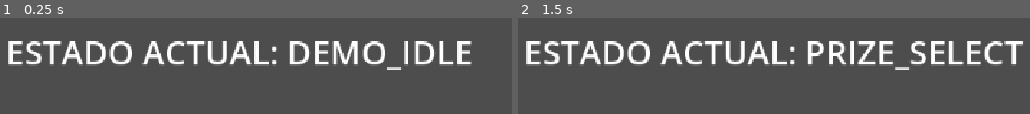
Above: before the commit, frames 1-2 (left to right).
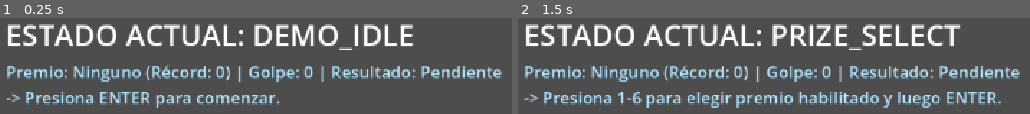
Above: after the commit, the same moments.

Repository: PEDROBELTRAN001/segadex_crazy_box_v1
Game: Godot game, scene res://scenes/Main.tscn
Two runs of this game, one before a commit and one after it. Both use one fixed random seed, a clock stepped at 60 frames per second and the inputs below.
Inputs:
- Up to frame 1 (0.25 s): no input
- Up to frame 2 (1.5 s): tap Enter (ui_accept) at 0.5, 0.77, 1.07, 1.25 s; hold W 0.53-1.28 s; tap 0 at 0.6 s; tap 9 at 0.8, 1.35 s

The runs differ from the first frame. In frame 1, 26% of the frame differs, in the area x 1-99%, y 6-94%; in frame 2, 30%.

Commit message:
fase 2
simulacion de golpe
bd json interno (aumento de record_fijo)
panel de control

Diff:
--- a/autoloads/PrizeManager.gd
+++ b/autoloads/PrizeManager.gd
@@ -1,33 +1,59 @@
 extends Node
 # res://autoloads/PrizeManager.gd
 
-const CONFIG_PATH = "user://prizes_config.json"
+const CONFIG_PATH = "res://data/prizes_config.json"
 var prizes: Array = []
 
 func _ready() -> void:
 	load_prizes()
 
 func load_prizes() -> void:
-	# La configuración debe mantenerse después de cerrar y volver a abrir el programa[cite: 3].
 	if FileAccess.file_exists(CONFIG_PATH):
 		var file = FileAccess.open(CONFIG_PATH, FileAccess.READ)
 		var json = JSON.new()
 		if json.parse(file.get_as_text()) == OK:
 			prizes = json.data
+			# Asegurar compatibilidad: si algún premio no tiene "record_fijo", se le asigna su "record" actual
+			var needs_save = false
+			for p in prizes:
+				if not p.has("record_fijo"):
+					p["record_fijo"] = int(p.get("record", 1000))
+					needs_save = true
+			if needs_save:
+				save_prizes()
 			return
 	_create_default_prizes()
 
 func save_prizes() -> void:
-	# PUNTO DE INTEGRACIÓN: Los scripts externos de Python accederán a este mismo archivo.
 	var file = FileAccess.open(CONFIG_PATH, FileAccess.WRITE)
 	file.store_string(JSON.stringify(prizes, "\t"))
 	file.close()
 
+# Se ejecuta al presionar F5 (ui_reload_json)
 func reload_prizes() -> void:
 	load_prizes()
 
+	# Copiar el valor referencial de record_fijo hacia record
+	for p in prizes:
+		var fijo: int = int(p.get("record_fijo", p.get("record", 1000)))
+		p["record_fijo"] = fijo
+		p["record"] = fijo
+
+	save_prizes()
+
+	# Si había un premio seleccionado en la sesión actual, actualizar también su récord en memoria
+	if SessionManager.has_selected_prize():
+		var current_id = int(SessionManager.selected_prize.get("id", -1))
+		for p in prizes:
+			if int(p.get("id", -1)) == current_id:
+				SessionManager.select_prize(p)
+				break
+	else:
+		SessionManager.session_updated.emit()
+
+	print("JSON recargado con F5: 'record' restaurado al valor de 'record_fijo'.")
+
 func get_enabled_prizes() -> Array:
-	# PRIZE_SELECT debe leer la configuración y reconocer únicamente los premios habilitados[cite: 3].
 	var enabled = []
 	for p in prizes:
 		if p.get("habilitado", false):
@@ -36,14 +62,38 @@
 
 func _create_default_prizes() -> void:
 	prizes.clear()
-	# Crazy Box tendrá 6 slots disponibles, pero podrá operar con cualquier cantidad de premios activos[cite: 2].
 	for i in range(1, 7):
+		var base_val = 1000 + (i * 100)
 		prizes.append({
-			"id": i, # ID[cite: 2].
-			"nombre": "Premio " + str(i), # Nombre[cite: 3].
-			"habilitado": i % 2 != 0, # Habilitado / deshabilitado[cite: 3].
-			"record": 1000 + (i * 100), # Récord actual[cite: 3].
-			"tendencia": false, # Indicador de premio en tendencia[cite: 3].
-			"orden": i # Orden o posición[cite: 3].
+			"id": i,
+			"nombre": "Premio " + str(i),
+			"habilitado": i % 2 != 0,
+			"record": base_val,
+			"record_fijo": base_val,
+			"tendencia": false,
+			"orden": i
 		})
 	save_prizes()
+
+func apply_post_game_discounts(selected_id: int) -> void:
+	SessionManager.last_changes_log.clear()
+
+	for p in prizes:
+		if not p.get("habilitado", false):
+			continue
+
+		var old_record: int = int(p.get("record", 0))
+		var discount: int = 1
+
+		if int(p.get("id", -1)) == selected_id:
+			discount += 1
+
+		var new_record: int = max(0, old_record - discount)
+		p["record"] = new_record
+
+		var change_text = "%s: %d -> %d (Fijo: %d)" % [p.get("nombre", "Premio"), old_record, new_record, int(p.get("record_fijo", old_record))]
+		SessionManager.last_changes_log.append(change_text)
+		print("Récord actualizado -> ", change_text)
+
+	save_prizes()
+	SessionManager.session_updated.emit()
--- /dev/null
+++ b/autoloads/SessionManager.gd
@@ -0,0 +1,46 @@
+extends Node
+# res://autoloads/SessionManager.gd
+
+# Señal para avisarle a la pantalla de diagnóstico (Main.gd) que los datos cambiaron
+signal session_updated
+
+# Datos principales de la jugada actual
+var selected_prize: Dictionary = {}
+var initial_record: int = 0
+var hit_score: int = 0
+var last_result: String = "" # "WIN", "LOSE" o ""
+
+# Historial de cambios de la última jugada (ej. "Pizza: 803 -> 801")
+var last_changes_log: Array[String] = []
+
+# Se llama al volver a DEMO_IDLE para limpiar la partida actual
+func reset_session() -> void:
+	selected_prize = {}
+	initial_record = 0
+	hit_score = 0
+	last_result = ""
+	# Nota: No borramos last_changes_log para poder seguir viendo
+	# el resultado de la jugada anterior en el modo diagnóstico.
+	session_updated.emit()
+
+# Se llama desde PRIZE_SELECT cuando el jugador elige un premio válido
+func select_prize(prize_data: Dictionary) -> void:
+	selected_prize = prize_data.duplicate()
+	initial_record = int(prize_data.get("record", 0))
+	hit_score = 0
+	last_result = ""
+	session_updated.emit()
+
+# Se llama desde READY_TO_HIT cuando se ingresa el puntaje del golpe
+func set_hit_score(score: int) -> void:
+	hit_score = score
+	session_updated.emit()
+
+# Se llama desde SCORE_RISE al determinar automáticamente si ganó o perdió
+func set_result(result: String) -> void:
+	last_result = result
+	session_updated.emit()
+
+# Verifica rápidamente si ya hay un premio seleccionado en la sesión
+func has_selected_prize() -> bool:
+	return not selected_prize.is_empty()
--- /dev/null
+++ b/data/prizes_config.json
@@ -0,0 +1,137 @@
+[
+	{
+		"comercio": {
+			"restaurante": "Burger King",
+			"sucursales": [
+				"Centro",
+				"Zona Sur",
+				"Plaza de Comidas"
+			],
+			"ubicacion_maps": "https://maps.app.goo.gl/ejemplo1"
+		},
+		"descripcion": "Hamburguesa clásica doble carne con queso y papas fritas.",
+		"habilitado": true,
+		"id": 1.0,
+		"media": {
+			"link_imagen_web": "https://midominio.com/img/hamburguesa.jpg",
+			"ruta_imagen_local": "res://assets/images/premios/hamburguesa.png",
+			"ruta_video_intro": "res://assets/videos/premios/hamburguesa_intro.ogv"
+		},
+		"nombre": "Premio 1 - hamburguesa",
+		"orden": 1.0,
+		"record": 1098,
+		"record_fijo": 1100.0,
+		"tendencia": false
+	},
+	{
+		"comercio": {
+			"restaurante": "Fast Food Express",
+			"sucursales": [
+				"Avenida Principal"
+			],
+			"ubicacion_maps": "https://maps.app.goo.gl/ejemplo2"
+		},
+		"descripcion": "Porción familiar de salchipapas con aderezos de la casa.",
+		"habilitado": true,
+		"id": 2.0,
+		"media": {
+			"link_imagen_web": "https://midominio.com/img/salchipapa.jpg",
+			"ruta_imagen_local": "res://assets/images/premios/salchipapa.png",
+			"ruta_video_intro": ""
+		},
+		"nombre": "Premio 2 - salchipapa",
+		"orden": 2.0,
+		"record": 1199,
+		"record_fijo": 1200.0,
+		"tendencia": false
+	},
+	{
+		"comercio": {
+			"restaurante": "El Buen Asador",
+			"sucursales": [
+				"Zona Norte"
+			],
+			"ubicacion_maps": "https://maps.app.goo.gl/ejemplo3"
+		},
+		"descripcion": "Corte de carne a la parrilla, chorizo, morcilla y guarnición.",
+		"habilitado": true,
+		"id": 3.0,
+		"media": {
+			"link_imagen_web": "https://midominio.com/img/parrilla.jpg",
+			"ruta_imagen_local": "res://assets/images/premios/parrilla.png",
+			"ruta_video_intro": "res://assets/videos/premios/parrilla_intro.ogv"
+		},
+		"nombre": "Premio 3 - parrilla personal",
+		"orden": 3.0,
+		"record": 1299,
+		"record_fijo": 1300.0,
+		"tendencia": false
+	},
+	{
+		"comercio": {
+			"restaurante": "Bebidas Tradicionales",
+			"sucursales": [
+				"Mercado Central"
+			],
+			"ubicacion_maps": ""
+		},
+		"descripcion": "Bebida tradicional de la región, servida bien fría.",
+		"habilitado": false,
+		"id": 4.0,
+		"media": {
+			"link_imagen_web": "https://midominio.com/img/chuquisaquenita.jpg",
+			"ruta_imagen_local": "res://assets/images/premios/chuquisaquenita.png",
+			"ruta_video_intro": ""
+		},
+		"nombre": "Premio 4 - chuquisaqueñita",
+		"orden": 4.0,
+		"record": 1400.0,
+		"record_fijo": 1400.0,
+		"tendencia": false
+	},
+	{
+		"comercio": {
+			"restaurante": "ChoriLoco",
+			"sucursales": [
+				"Food Truck Centro",
+				"Feria Dominical"
+			],
+			"ubicacion_maps": "https://maps.app.goo.gl/ejemplo5"
+		},
+		"descripcion": "Dos choripanes clásicos con chimichurri especial.",
+		"habilitado": true,
+		"id": 5.0,
+		"media": {
+			"link_imagen_web": "https://midominio.com/img/choripan.jpg",
+			"ruta_imagen_local": "res://assets/images/premios/choripan.png",
+			"ruta_video_intro": "res://assets/videos/premios/choripan_intro.ogv"
+		},
+		"nombre": "Premio 5 - Choripanes",
+		"orden": 5.0,
+		"record": 1499,
+		"record_fijo": 1500.0,
+		"tendencia": false
+	},
+	{
+		"comercio": {
+			"restaurante": "Jugos y Más",
+			"sucursales": [
+				"Patio de Comidas"
+			],
+			"ubicacion_maps": ""
+		},
+		"descripcion": "Jarra de 2 litros de refresco casero de temporada.",
+		"habilitado": false,
+		"id": 6.0,
+		"media": {
+			"link_imagen_web": "",
+			"ruta_imagen_local": "res://assets/images/premios/refresco.png",
+			"ruta_video_intro": ""
+		},
+		"nombre": "Premio 6 - jarra de refresco",
+		"orden": 6.0,
+		"record": 1600.0,
+		"record_fijo": 1600.0,
+		"tendencia": false
+	}
+]
--- a/project.godot
+++ b/project.godot
@@ -19,6 +19,7 @@
 
 PrizeManager="*uid://5d3d7ie42f0w"
 StateManager="*uid://b3etdvyi3ipav"
+SessionManager="*uid://bs4yx3l7d84pu"
 
 [display]
 
--- a/scenes/Main.gd
+++ b/scenes/Main.gd
@@ -1,6 +1,7 @@
 extends Node2D
 
 var state_label: Label
+var session_info_label: Label
 var diagnostic_label: Label
 var current_state_node: BaseState = null
 
@@ -17,27 +18,42 @@
 func _ready() -> void:
 	_setup_ui()
 	StateManager.state_changed.connect(_on_state_changed)
+	StateManager.diagnostic_toggled.connect(_on_diagnostic_toggled)
 
-	StateManager.diagnostic_toggled.connect(_on_diagnostic_toggled)
+	# Actualizar textos en pantalla cada vez que cambie algún dato de la sesión
+	SessionManager.session_updated.connect(_on_session_updated)
 
 	_on_state_changed(StateManager.current_state)
 
 func _setup_ui() -> void:
+	# 1. Etiqueta grande del estado actual
 	state_label = Label.new()
-	state_label.add_theme_font_size_override("font_size", 48)
-	state_label.position = Vector2(50, 50)
+	state_label.add_theme_font_size_override("font_size", 42)
+	state_label.position = Vector2(50, 30)
 	add_child(state_label)
 
+	# 2. Etiqueta de apoyo para ver la jugada actual (guía rápida en pantalla)
+	session_info_label = Label.new()
+	session_info_label.add_theme_font_size_override("font_size", 24)
+	session_info_label.position = Vector2(50, 95)
+	session_info_label.modulate = Color(0.7, 0.9, 1.0)
+	add_child(session_info_label)
+
+	# 3. Etiqueta completa del modo diagnóstico (F1)
 	diagnostic_label = Label.new()
-	diagnostic_label.add_theme_font_size_override("font_size", 22)
-	diagnostic_label.position = Vector2(50, 150)
-	diagnostic_label.modulate = Color(1, 0.9, 0.2) # Color amarillo para distinguirlo
-	diagnostic_label.visible = false # Oculto al inicio
+	diagnostic_label.add_theme_font_size_override("font_size", 18)
+	diagnostic_label.position = Vector2(50, 210)
+	diagnostic_label.modulate = Color(1, 0.9, 0.2)
+	diagnostic_label.visible = false
 	add_child(diagnostic_label)
 
 func _input(event: InputEvent) -> void:
 	if current_state_node and current_state_node.has_method("update_input"):
 		current_state_node.update_input(event)
+
+	# Si se recarga el JSON con F5, refrescar el diagnóstico
+	if event.is_action_pressed("ui_reload_json") and diagnostic_label.visible:
+		_update_diagnostic_text()
 
 func _on_state_changed(new_state: int) -> void:
 	if current_state_node:
@@ -52,26 +68,74 @@
 	state_label.text = "ESTADO ACTUAL: " + state_name
 	current_state_node.enter()
 
+	_update_session_info_text()
 	if diagnostic_label.visible:
 		_update_diagnostic_text()
 
-# --- FUNCIONES DEL DIAGNÓSTICO ---
+func _on_session_updated() -> void:
+	_update_session_info_text()
+	if diagnostic_label.visible:
+		_update_diagnostic_text()
+
+func _update_session_info_text() -> void:
+	var state = StateManager.current_state
+	var prize_name = SessionManager.selected_prize.get("nombre", "Ninguno")
+	var record = SessionManager.initial_record
+	var score = SessionManager.hit_score
+	var result = SessionManager.last_result if SessionManager.last_result != "" else "Pendiente"
+
+	var info = "Premio: %s (Récord: %d) | Golpe: %d | Resultado: %s\n" % [prize_name, record, score, result]
+
+	match state:
+		StateManager.States.DEMO_IDLE:
+			info += "-> Presiona ENTER para comenzar."
+		StateManager.States.PRIZE_SELECT:
+			info += "-> Presiona 1-6 para elegir premio habilitado y luego ENTER."
+		StateManager.States.PRIZE_INTRO:
+			info += "-> Presiona ENTER para ir al golpe."
+		StateManager.States.READY_TO_HIT:
+			info += "-> Escribe el puntaje con los números (Backspace para borrar) y presiona ENTER."
+		StateManager.States.SCORE_RISE:
+			info += "-> Comparando puntaje y descontando récords..."
+		StateManager.States.SHOW_WIN, StateManager.States.SHOW_LOSE:
+			info += "-> Fin de jugada. Presiona ENTER para volver a DEMO_IDLE."
+
+	session_info_label.text = info
+
 func _on_diagnostic_toggled(is_visible: bool) -> void:
 	diagnostic_label.visible = is_visible
 	if is_visible:
 		_update_diagnostic_text()
 
 func _update_diagnostic_text() -> void:
-	var text = "--- MODO DIAGNÓSTICO (Presiona F1 para ocultar) ---\n"
 	var state_name = StateManager.States.keys()[StateManager.current_state]
-	text += "Estado Máquina: " + state_name + "\n\n"
+	var text = "=== MODO DIAGNÓSTICO (F1 para ocultar) ===\n"
+	text += "Estado actual de la máquina: " + state_name + "\n"
 
-	text += "Configuración de Premios:\n"
+	if SessionManager.has_selected_prize():
+		var p = SessionManager.selected_prize
+		var p_status = "HABILITADO" if p.get("habilitado", false) else "DESHABILITADO"
+		text += "Premio seleccionado: [ID %d] %s (%s)\n" % [p["id"], p["nombre"], p_status]
+		text += "Récord del premio al iniciar jugada: %d\n" % SessionManager.initial_record
+	else:
+		text += "Premio seleccionado: Ninguno\n"
+		text += "Récord del premio al iniciar jugada: -\n"
 
-	var premios = PrizeManager.prizes
-	for p in premios:
+	text += "Puntaje del golpe: %d\n" % SessionManager.hit_score
+	text += "Resultado WIN/LOSE: %s\n\n" % (SessionManager.last_result if SessionManager.last_result != "" else "N/A")
+
+	text += "--- Valores actuales de los 6 premios ---\n"
+	for p in PrizeManager.prizes:
 		var estado = "HABILITADO" if p.get("habilitado", false) else "DESHABILITADO"
-		var tendencia = "Sí" if p.get("tendencia", false) else "No"
-		text += "[Slot %d] %s | %s | Récord: %s | Tendencia: %s\n" % [p["id"], p["nombre"], estado, str(p["record"]), tendencia]
+		var rec_actual = int(p.get("record", 0))
+		var rec_fijo = int(p.get("record_fijo", rec_actual))
+		text += "ID %d | %s | Récord: %d (Fijo: %d) | %s\n" % [int(p["id"]), p["nombre"], rec_actual, rec_fijo, estado]
+		text += "\n--- Cambio producido por la última jugada ---\n"
+
+	if SessionManager.last_changes_log.is_empty():
+		text += "(Aún no se ha completado ninguna jugada en esta sesión)\n"
+	else:
+		for log_line in SessionManager.last_changes_log:
+			text += log_line + "\n"
 
 	diagnostic_label.text = text
--- a/states/DemoIdleState.gd
+++ b/states/DemoIdleState.gd
@@ -2,10 +2,11 @@
 extends BaseState
 
 func enter() -> void:
-	print("Entrando a DEMO_IDLE - Máquina en espera")
-	# Aquí en el futuro puedes reproducir un video de loop o luces atractivas
+	# Limpiar los datos de la jugada anterior al volver al inicio
+	SessionManager.reset_session()
+	print("Entrando a DEMO_IDLE - Máquina en espera (Presiona ENTER para iniciar)")
 
 func update_input(event: InputEvent) -> void:
-	# ENTER: Avanzar por la transición normal del estado actual
+	# ENTER: Avanzar a PRIZE_SELECT
 	if event.is_action_pressed("ui_accept"):
 		StateManager.change_state(StateManager.States.PRIZE_SELECT)
--- a/states/PrizeSelectState.gd
+++ b/states/PrizeSelectState.gd
@@ -1,22 +1,19 @@
 class_name PrizeSelectState
 extends BaseState
 
-var selected_prize_id: int = -1
-
 func enter() -> void:
-	print("Entrando a PRIZE_SELECT - Esperando selección de premio (Teclas 1 al 6)")
-	selected_prize_id = -1
+	print("Entrando a PRIZE_SELECT - Selecciona un premio habilitado (Teclas 1 al 6)")
 
 func update_input(event: InputEvent) -> void:
-	# Teclas 1 a 6: Seleccionar un slot de premio
+	# Teclas 1 a 6: Seleccionar únicamente premios habilitados
 	for i in range(1, 7):
 		if Input.is_physical_key_pressed(KEY_0 + i) and event.is_pressed() and not event.is_echo():
 			_try_select_prize(i)
 			return
 
-	# ENTER: Confirmar el premio seleccionado y pasar a PRIZE_INTRO
+	# ENTER: Confirmar el premio guardado en sesión y pasar a PRIZE_INTRO
 	if event.is_action_pressed("ui_accept"):
-		if selected_prize_id != -1:
+		if SessionManager.has_selected_prize():
 			StateManager.change_state(StateManager.States.PRIZE_INTRO)
 		else:
 			print("Acción denegada: Debes seleccionar un premio habilitado primero.")
@@ -25,7 +22,9 @@
 	var enabled_prizes = PrizeManager.get_enabled_prizes()
 	for p in enabled_prizes:
 		if p["id"] == id:
-			selected_prize_id = id
-			print("Premio válido seleccionado: ", p["nombre"])
+			# Guardamos el premio y su récord actual en la sesión persistente
+			SessionManager.select_prize(p)
+			print("Premio guardado en sesión -> ID: %d | Nombre: %s | Récord: %d" % [p["id"], p["nombre"], p["record"]])
 			return
+
 	print("El premio ", id, " está deshabilitado o no existe en la configuración.")
--- a/states/ReadyToHitState.gd
+++ b/states/ReadyToHitState.gd
@@ -1,10 +1,47 @@
 class_name ReadyToHitState
 extends BaseState
 
+var typed_score_str: String = ""
+
 func enter() -> void:
-	print("Entrando a READY_TO_HIT - Esperando el golpe en la máquina")
+	typed_score_str = ""
+	var prize_name = SessionManager.selected_prize.get("nombre", "Desconocido")
+	var record = SessionManager.initial_record
+	print("Entrando a READY_TO_HIT | Premio: %s (Récord: %d)" % [prize_name, record])
+	print("Escribe el puntaje del golpe con los números del teclado y presiona ENTER:")
 
 func update_input(event: InputEvent) -> void:
-	# ENTER: Avanzar por la transición normal a SCORE_RISE
+	if event is InputEventKey and event.is_pressed() and not event.is_echo():
+		# 1. Detectar números del 0 al 9 (tanto fila superior como teclado numérico)
+		var number_pressed = -1
+		if event.keycode >= KEY_0 and event.keycode <= KEY_9:
+			number_pressed = event.keycode - KEY_0
+		elif event.keycode >= KEY_KP_0 and event.keycode <= KEY_KP_9:
+			number_pressed = event.keycode - KEY_KP_0
+
+		if number_pressed != -1:
+			# Limitar a 4 dígitos para evitar números gigantes accidentales
+			if typed_score_str.length() < 4:
+				typed_score_str += str(number_pressed)
+				SessionManager.set_hit_score(int(typed_score_str))
+				print("Golpe simulado: ", typed_score_str)
+			return
+
+		# 2. Permitir borrar dígitos con BACKSPACE
+		if event.keycode == KEY_BACKSPACE:
+			if typed_score_str.length() > 0:
+				typed_score_str = typed_score_str.substr(0, typed_score_str.length() - 1)
+				var current_val = int(typed_score_str) if typed_score_str != "" else 0
+				SessionManager.set_hit_score(current_val)
+				print("Golpe simulado (corregido): ", current_val)
+			return
+
+	# 3. ENTER: Confirmar puntaje y pasar a SCORE_RISE
 	if event.is_action_pressed("ui_accept"):
-		StateManager.change_state(StateManager.States.SCORE_RISE)
+		if typed_score_str != "":
+			var final_score = int(typed_score_str)
+			SessionManager.set_hit_score(final_score)
+			print("Puntaje confirmado: %d -> Pasando a SCORE_RISE" % final_score)
+			StateManager.change_state(StateManager.States.SCORE_RISE)
+		else:
+			print("Debes ingresar un puntaje numérico antes de presionar ENTER.")
--- a/states/ScoreRiseState.gd
+++ b/states/ScoreRiseState.gd
@@ -1,22 +1,46 @@
 class_name ScoreRiseState
 extends BaseState
 
-var score_rise_finished: bool = false
+var transition_timer: Timer
 
 func enter() -> void:
-	print("Entrando a SCORE_RISE - Calculando fuerza del golpe...")
-	score_rise_finished = false
+	var score: int = SessionManager.hit_score
+	var record: int = SessionManager.initial_record
+	var prize_id: int = int(SessionManager.selected_prize.get("id", -1))
+	var prize_name: String = SessionManager.selected_prize.get("nombre", "Desconocido")
+
+	print("Entrando a SCORE_RISE - Subiendo puntaje...")
+	print("Comparando Golpe (%d) vs Récord de %s (%d)" % [score, prize_name, record])
+
+	# 1. Determinación automática de WIN / LOSE
+	if score >= record:
+		SessionManager.set_result("WIN")
+		print("Resultado determinado automáticamente: WIN")
+	else:
+		SessionManager.set_result("LOSE")
+		print("Resultado determinado automáticamente: LOSE")
+
+	# 2. Actualizar récords (-1 habilitados, -2 seleccionado) y guardar en JSON
+	if prize_id != -1:
+		PrizeManager.apply_post_game_discounts(prize_id)
+
+	# 3. Temporizador breve (1.5s) para visualizar el estado SCORE_RISE antes de cambiar automáticamente
+	transition_timer = Timer.new()
+	transition_timer.wait_time = 1.5
+	transition_timer.one_shot = true
+	transition_timer.timeout.connect(_advance_to_result)
+	add_child(transition_timer)
+	transition_timer.start()
 
 func update_input(event: InputEvent) -> void:
-	# ENTER: Simular fin de ScoreRise y habilitar decisión de resultado[cite: 4]
-	if event.is_action_pressed("ui_accept") and not score_rise_finished:
-		score_rise_finished = true
-		print("Simulación de puntaje terminada. Presiona 'W' (Ganar) o 'L' (Perder).")
-		return
+	# Permitir saltar la espera de 1.5s presionando ENTER si se desea probar rápido
+	if event.is_action_pressed("ui_accept"):
+		if transition_timer and not transition_timer.is_stopped():
+			transition_timer.stop()
+		_advance_to_result()
 
-	# W / L: Forzar resultado de prueba solo si el puntaje terminó de subir[cite: 4]
-	if score_rise_finished:
-		if Input.is_physical_key_pressed(KEY_W) and event.is_pressed() and not event.is_echo():
-			StateManager.change_state(StateManager.States.SHOW_WIN)
-		elif Input.is_physical_key_pressed(KEY_L) and event.is_pressed() and not event.is_echo():
-			StateManager.change_state(StateManager.States.SHOW_LOSE)
+func _advance_to_result() -> void:
+	if SessionManager.last_result == "WIN":
+		StateManager.change_state(StateManager.States.SHOW_WIN)
+	else:
+		StateManager.change_state(StateManager.States.SHOW_LOSE)
Not shown, added: autoloads/SessionManager.gd.uid
Binary file added: images/premios/salchipapa.jpg
Not shown, added: images/premios/salchipapa.jpg.import
Not shown, added: data/panel.html
Not shown, added: data/panel_de_administraci_n_crazy_box (1).html
